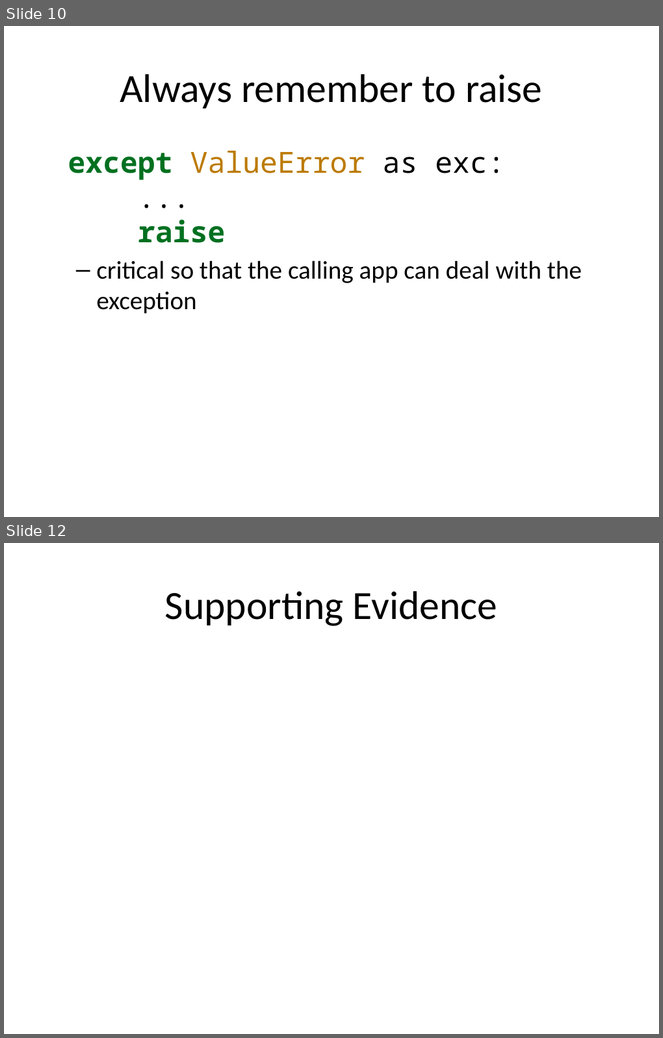
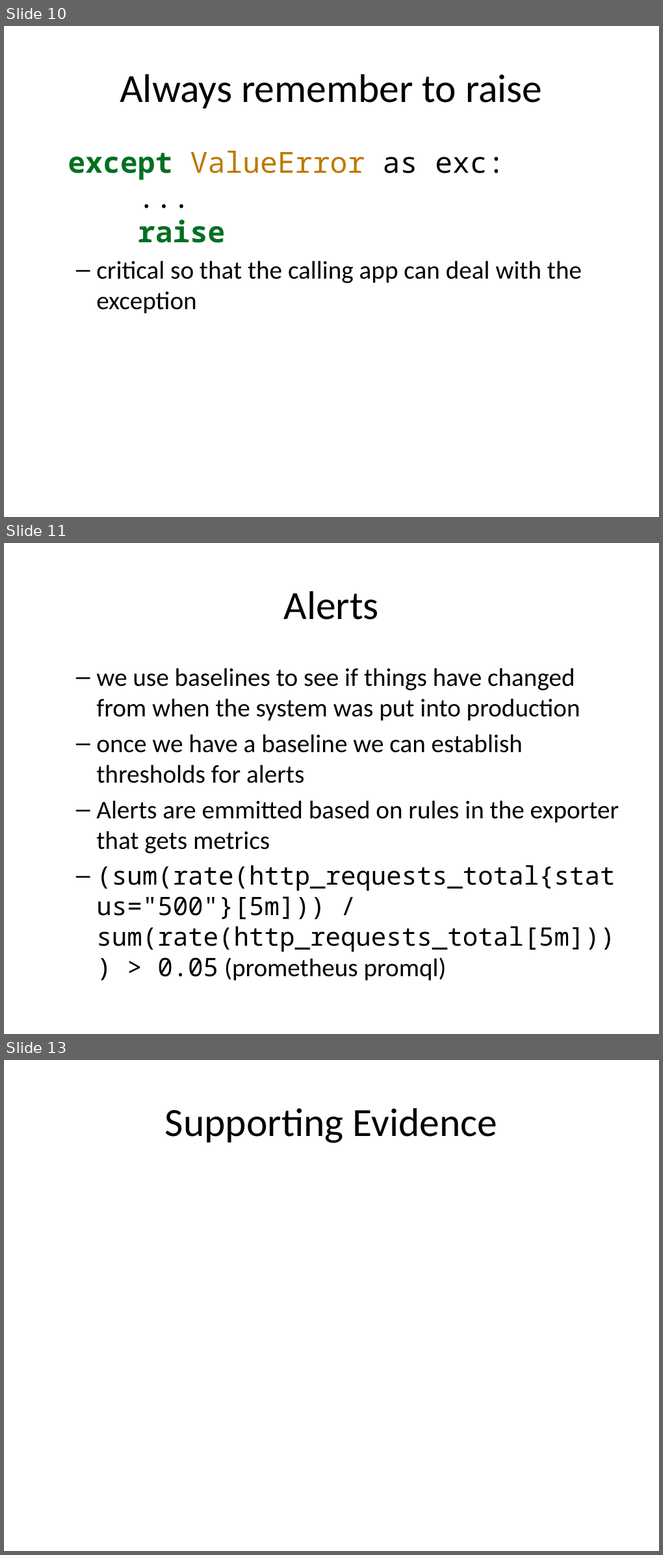
Before and after one commit to rhildred/INFO8985, a slide deck: monolith_analysis/slides.pptx. Shown one above the other, each under a label of ours: slides 10 and 12 before the commit, slides 10, 11 and 13 after it; the slides between them are not shown. The pictures are 663x1038 and 663x1555 pixels, drawn with LibreOffice and Linux fonts; fonts in the diff are those of the drawing. Boxes give left, top, right and bottom in pixels: in the first picture for what was removed or moved away, otherwise in the second. Text is boxed around its words. In the diff, an @@ line names an element or a change of style, - is before the commit and + after.

```diff
--- a/monolith_analysis/slides.pptx
+++ b/monolith_analysis/slides.pptx
@@ slide 11 added at <box>4,543,659,1034</box>, background #FFFFFF @@
@@ title added at <box>284,591,379,620</box>, 44 pt, text #000000 @@
+Alerts
@@ text added at <box>96,668,619,981</box>, 28 pt, text #000000 @@
+  – we use baselines to see if things have changed from when the system was put into production
+  – once we have a baseline we can establish thresholds for alerts
+  – Alerts are emmitted based on rules in the exporter that gets metrics
+  – (sum(rate(http_requests_total{status="500"}[5m])) / sum(rate(http_requests_total[5m]))) > 0.05 (prometheus promql)
@@ what was slide 12 is now slide 13 @@
```
Also in this commit, not shown: 1 other slide added, 1 slide removed, 16 other files.
